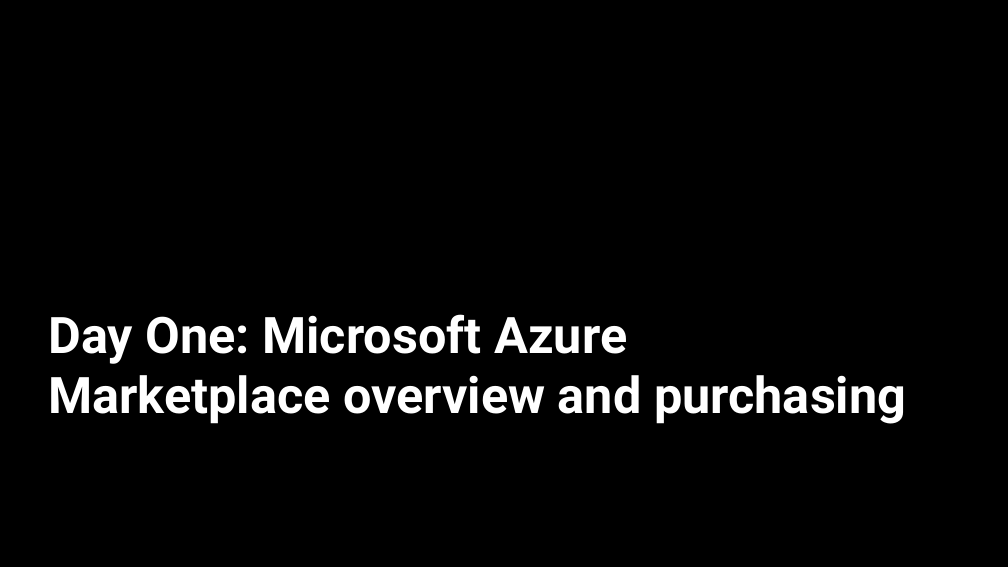
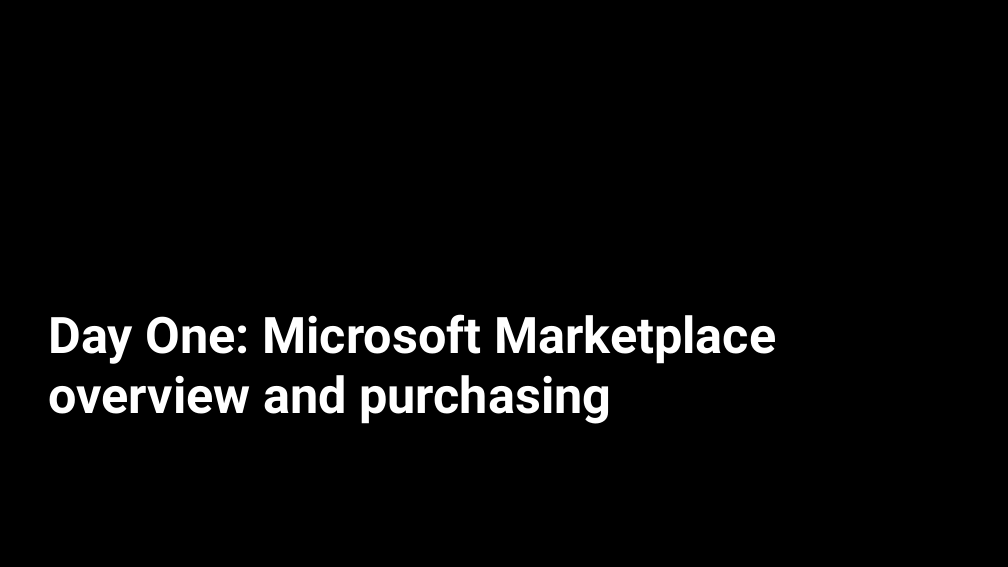
Before and after one commit to opsgility/marketplace, a slide deck: slide 5 of azure-marketplace-workshop/Day 1 - Skilling Deck for Microsoft Marketplace.pptx. Drawn at 1008x567 pixels with LibreOffice and Linux fonts; fonts in the diff are those of the drawing; background and template pictures are left out. Boxes give left, top, right and bottom in pixels: in the first picture for what was removed or moved away, otherwise in the second. Text is boxed around its words. In the diff, an @@ line names an element or a change of style, - is before the commit and + after.

Commit message:
PPT Files updated based on Microsoft SME feedback.

```diff
--- a/azure-marketplace-workshop/Day 1 - Skilling Deck for Microsoft Marketplace.pptx
+++ b/azure-marketplace-workshop/Day 1 - Skilling Deck for Microsoft Marketplace.pptx
@@ text at bbox=[48, 314, 776, 424]: text changed @@
-Day One: Microsoft Azure Marketplace overview and purchasing
+Day One: Microsoft Marketplace overview and purchasing
```
Also in this commit, not shown: 18 other slides changed, 1 slide added, 1 other file.
